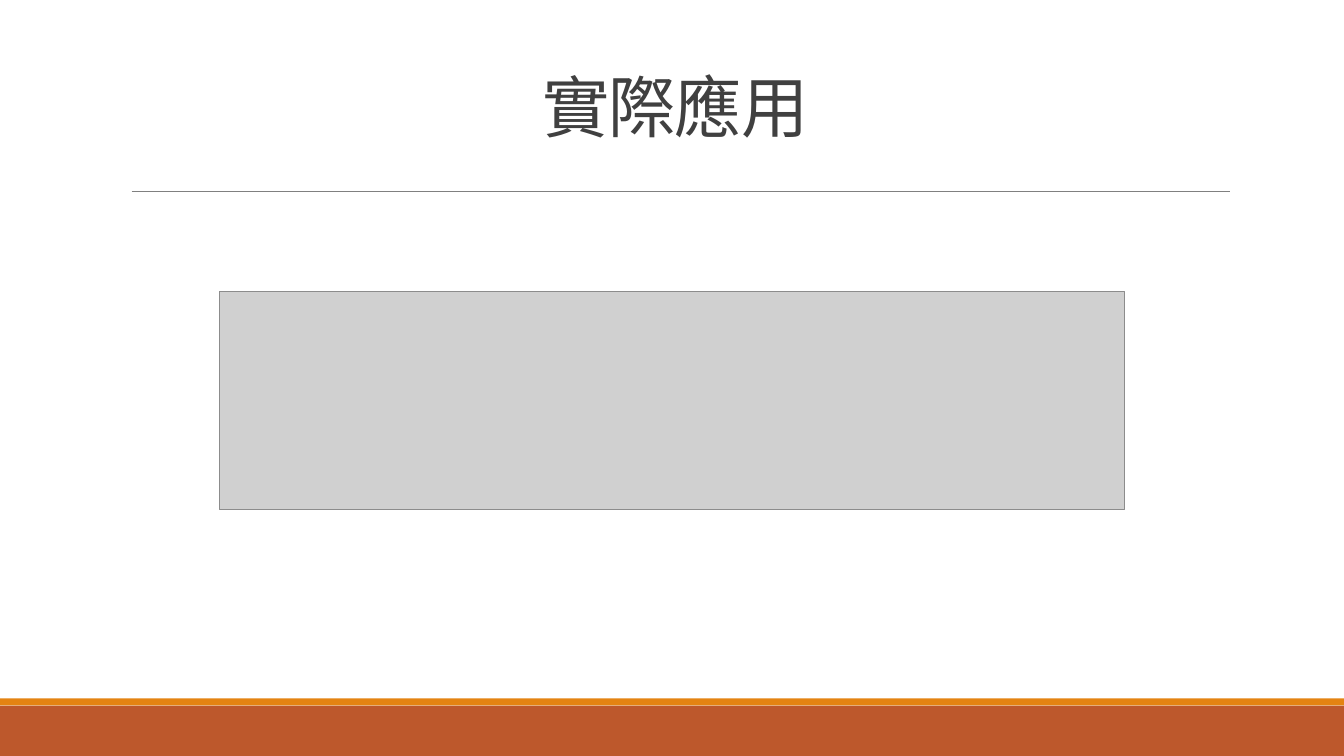
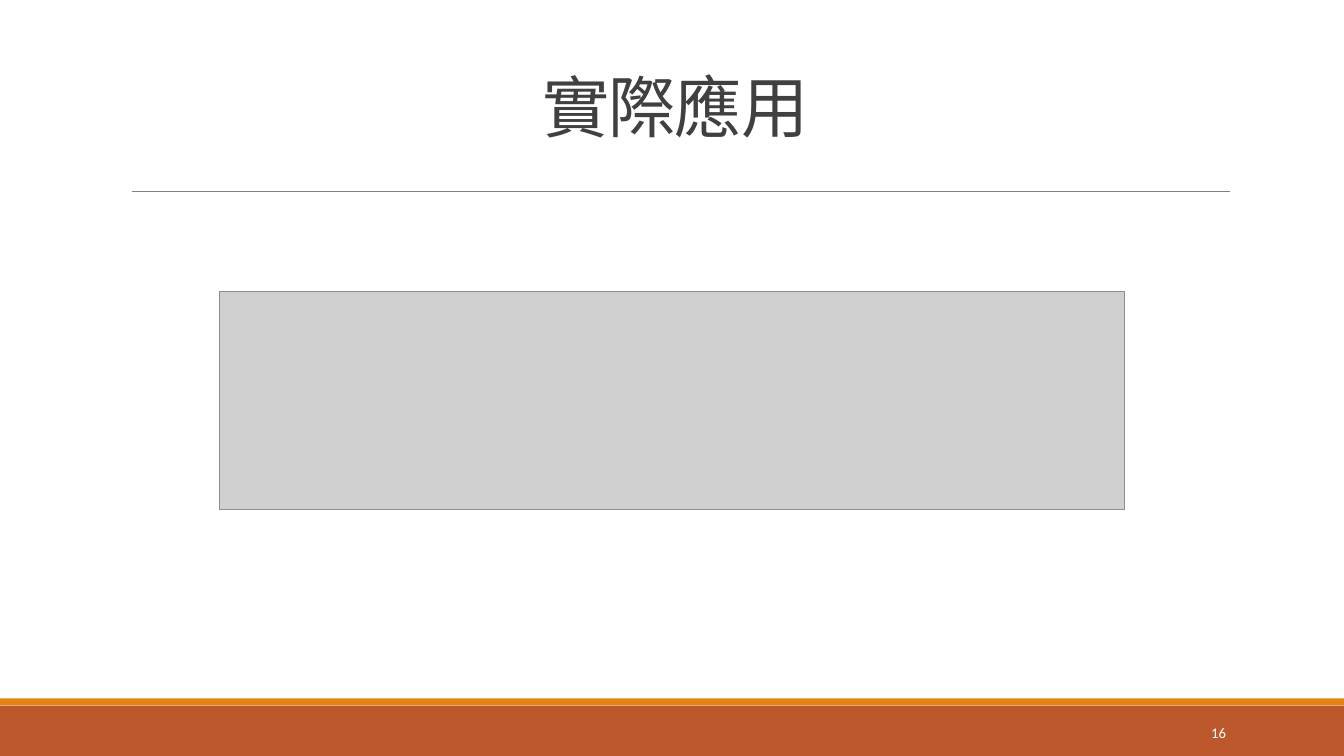
Before and after one commit to KuoYu-Wei/report, a slide deck: slide 16 of 統計諮詢個人報告.pptx. Drawn at 1344x756 pixels with LibreOffice and Linux fonts; fonts in the diff are those of the drawing; grey boxes stand for pictures. Boxes give left, top, right and bottom in pixels: in the first picture for what was removed or moved away, otherwise in the second. Text is boxed around its words. In the diff, an @@ line names an element or a change of style, - is before the commit and + after.

```diff
--- a/統計諮詢個人報告.pptx
+++ b/統計諮詢個人報告.pptx
@@ page number added at (1211,728,1226,738), 10.5 pt, text #FFFFFF @@
+16
```
Also in this commit, not shown: 21 other slides changed, 1 slide added, 1 slide removed.
